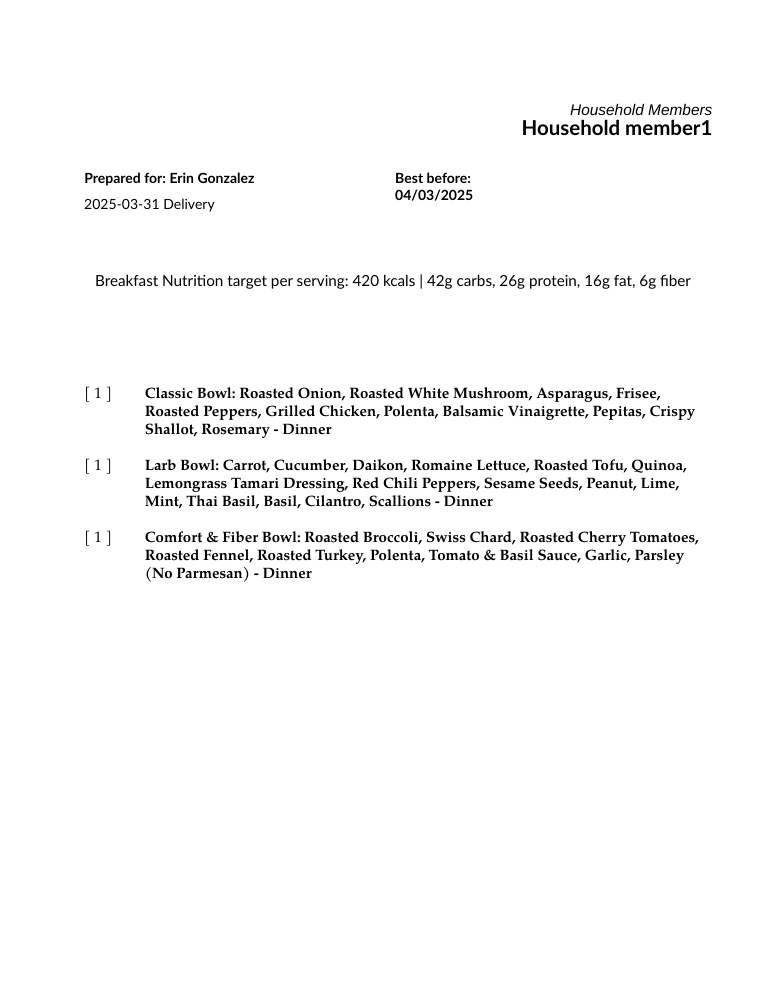
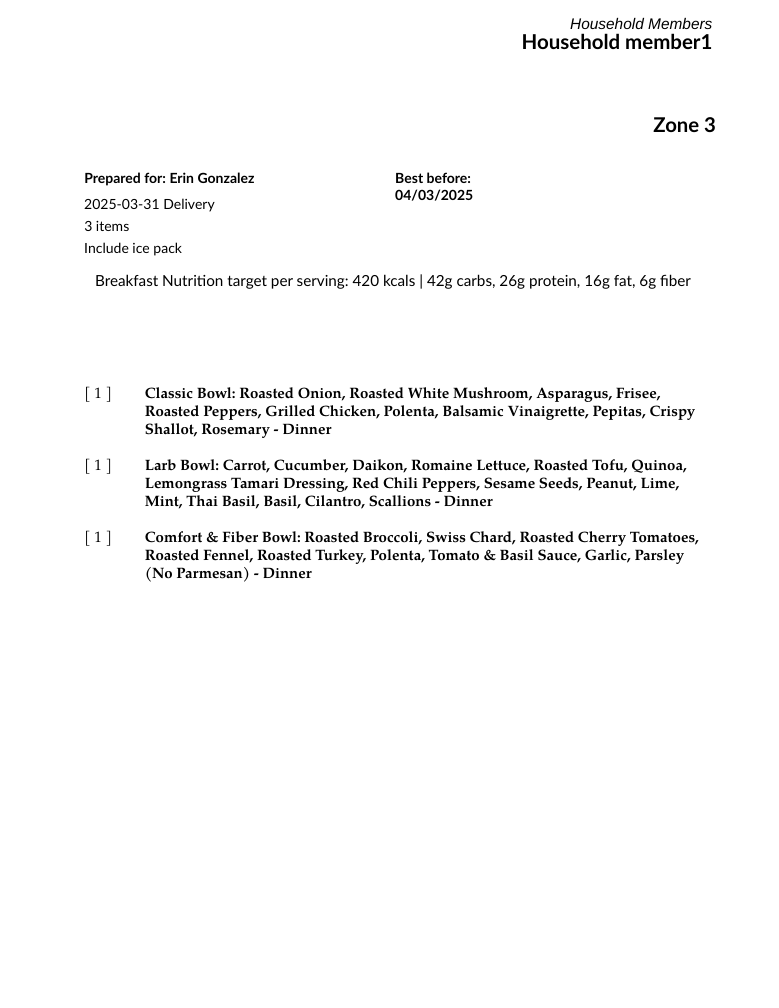
Before and after one commit to getsquarefare/Streamlit-App, a slide deck: slide 1 of template/One_Pager_Template_v2.pptx. Drawn at 779x1008 pixels with LibreOffice and Linux fonts; fonts in the diff are those of the drawing; background and template pictures are left out. Boxes give left, top, right and bottom in pixels: in the first picture for what was removed or moved away, otherwise in the second. Text is boxed around its words. In the diff, an @@ line names an element or a change of style, - is before the commit and + after.

```diff
--- a/template/One_Pager_Template_v2.pptx
+++ b/template/One_Pager_Template_v2.pptx
@@ text "Household Members": place and size @@
-text "Household Members" at bbox=[570, 103, 712, 115]
+text "Household Members" at bbox=[570, 17, 712, 29]
@@ text "Household member1": place and size @@
-text "Household member1" at bbox=[522, 119, 712, 135]
+text "Household member1" at bbox=[522, 33, 712, 49]
@@ text added at bbox=[653, 117, 716, 132], 16 pt, text #000000, bold @@
+Zone 3
@@ text added at bbox=[84, 221, 129, 231], 11 pt, text #000000 @@
+3 items
@@ text added at bbox=[84, 242, 182, 256], 11 pt, text #000000 @@
+Include ice pack
```
Also in this commit, not shown: 3 other files.
